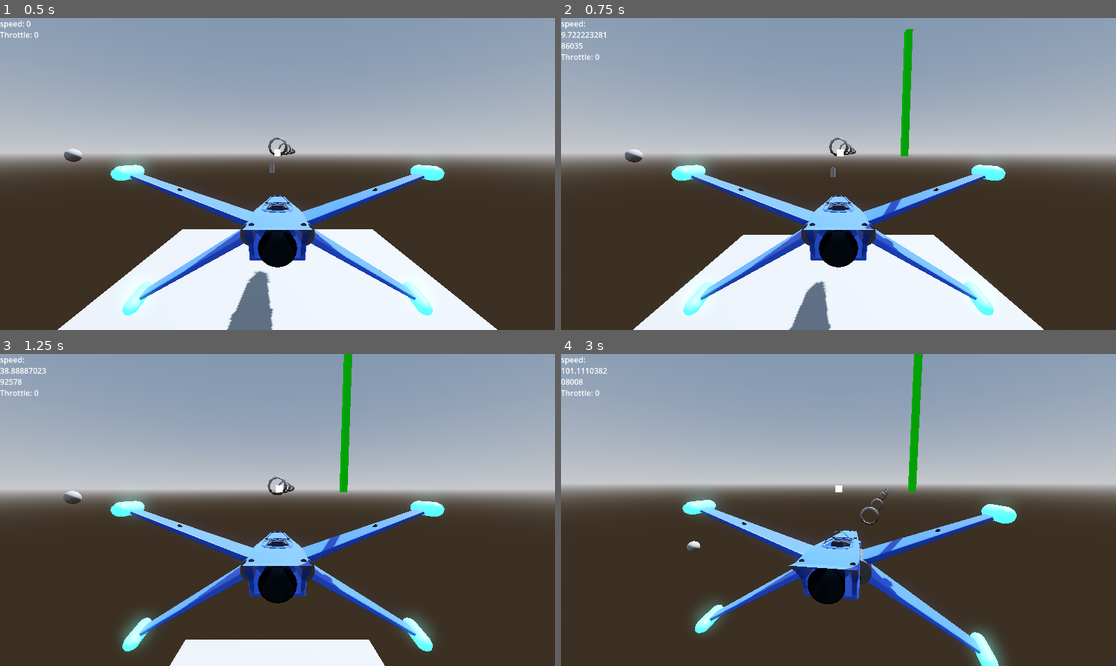
Above: before the commit, frames 1-4 (two rows, left to right).
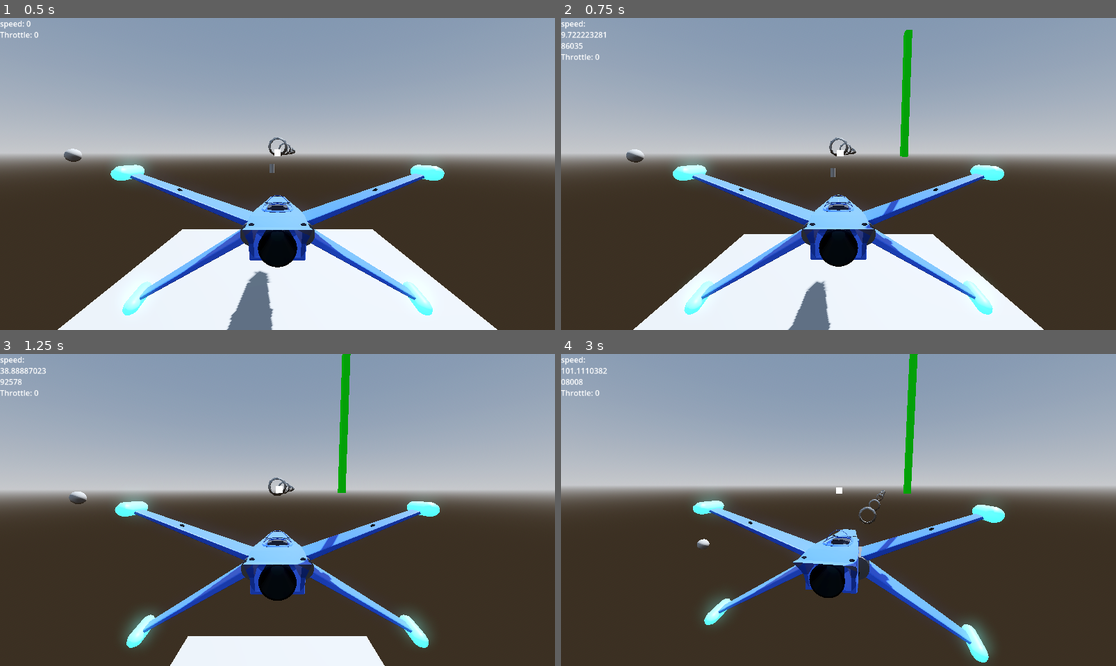
Above: after the commit, the same moments.

Repository: ZoeTheFox/oddity
Game: Godot game, scene res://Scenes/Main Scene/Main.tscn
Two runs of this game, one before a commit and one after it. Both use one fixed random seed, a clock stepped at 60 frames per second and the inputs below.
Inputs (mouse positions are in pixels of both pictures, inside the frame that each line leads up to):
- Up to frame 1 (0.5 s): no input
- Up to frame 2 (0.75 s): tap Enter at 0.5 s; move the mouse to (866, 174) at 0.52 s; hold Space (move-up) from 0.53 s (still down); hold Alt (camera-look-around) from 0.53 s (still down)
- Up to frame 3 (1.25 s): keep holding Space (move-up); keep holding Alt (camera-look-around)
- Up to frame 4 (3 s): keep holding Space (move-up); move the mouse to (810, 510) at 1.27 s; release Alt (camera-look-around) at 1.28 s; tap K (camera-switch-view) at 1.35, 2.85 s; move the mouse to (849, 503) at 2.02 s; hold Alt (camera-look-around) 2.03-2.78 s; move the mouse to (832, 516) at 2.77 s

Frame 1 is identical in both runs. In frame 2, 0.9% of the frame differs, in the area x 11-87%, y 3-100%; in frame 3, 3.0%; in frame 4, 5.9%, in the area x 21-83%, y 0-100%.

Commit message:
added fov change based off speed

Diff:
--- a/Oddity/Scenes/Spaceship/Scripts/CameraScripts/CameraShake.gd
+++ b/Oddity/Scenes/Spaceship/Scripts/CameraScripts/CameraShake.gd
@@ -1,6 +1,7 @@
 extends Camera3D
 
 var acceleration : Vector3
+var speed : float
 
 # Called when the node enters the scene tree for the first time.
 func _ready():
@@ -9,9 +10,30 @@
 
 # Called every frame. 'delta' is the elapsed time since the previous frame.
 func _process(delta):
-	pass
+	fov = adjustFOVBasedOnSpeed(speed)
 
+
+func adjustFOVBasedOnSpeed(speed: float) -> float:
+	# Define the reasonable FOV range
+	var min_fov = 60.0  # Minimum FOV
+	var max_fov = 90.0  # Maximum FOV
+
+	# Define the minimum and maximum speeds for mapping
+	var min_speed = -400.0
+	var max_speed = 400.0
+
+	# Ensure that the speed is within the specified range
+	speed = clamp(speed, min_speed, max_speed)
+
+	# Calculate the FOV based on speed using linear mapping
+	var fov = lerp(min_fov, max_fov, (speed - min_speed) / (max_speed - min_speed))
+
+	return fov
 
 
 func _on_fighter_gen_7_accelleration_signal(accelaration):
 	self.acceleration = accelaration
+
+
+func _on_fighter_gen_7_speed_signal(speed):
+	self.speed = speed
--- a/Oddity/Scenes/Spaceship/fighter_gen_7.tscn
+++ b/Oddity/Scenes/Spaceship/fighter_gen_7.tscn
@@ -82,6 +82,7 @@
 [node name="Camera3D" type="Camera3D" parent="Ship/Cameras/ThirdPersonCamera/TwistPivot/PitchPivot"]
 transform = Transform3D(1, 0, 0, 0, 0.994703, 0.102793, 0, -0.102793, 0.994703, 0, 5.238, 14.946)
 current = true
+script = ExtResource("7_1k7xb")
 
 [node name="crossahairUI3rdPerson" parent="Ship/Cameras/ThirdPersonCamera/TwistPivot/PitchPivot/Camera3D" instance=ExtResource("6_bmp3h")]
 
@@ -130,6 +131,8 @@
 [node name="UI" parent="." instance=ExtResource("8_nilws")]
 
 [connection signal="accelleration_signal" from="." to="Ship/Cameras/FirstPersonCamera/TwistPivot/PitchPivot/Camera3D" method="_on_fighter_gen_7_accelleration_signal"]
+[connection signal="speed_signal" from="." to="Ship/Cameras/ThirdPersonCamera/TwistPivot/PitchPivot/Camera3D" method="_on_fighter_gen_7_speed_signal"]
+[connection signal="speed_signal" from="." to="Ship/Cameras/FirstPersonCamera/TwistPivot/PitchPivot/Camera3D" method="_on_fighter_gen_7_speed_signal"]
 [connection signal="speed_signal" from="." to="UI" method="_on_fighter_gen_7_speed_signal"]
 [connection signal="no_pitch" from="UserControl" to="." method="_on_user_control_no_pitch"]
 [connection signal="no_roll" from="UserControl" to="." method="_on_user_control_no_roll"]
